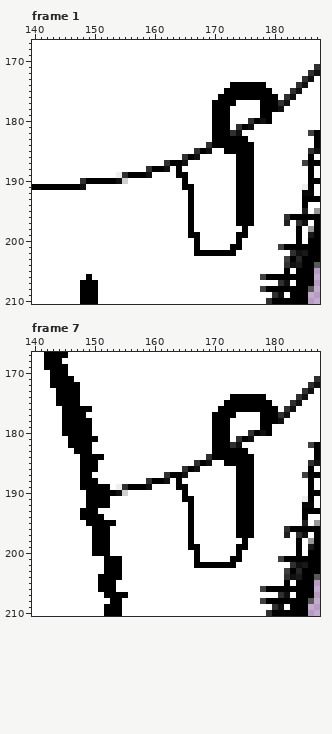
Edited in one commit: pixel-art file (done/fat_guy_run.aseprite). This is how it looked before the edit.
251x285 pixels, 17 frames. Colours within 5 levels of each other are drawn and written as one. Shown: frame 1: x 140..187, y 167..210; frame 7: x 140..187, y 167..210. The commit also changed other frames or places, which this record leaves out.
Now the later version:
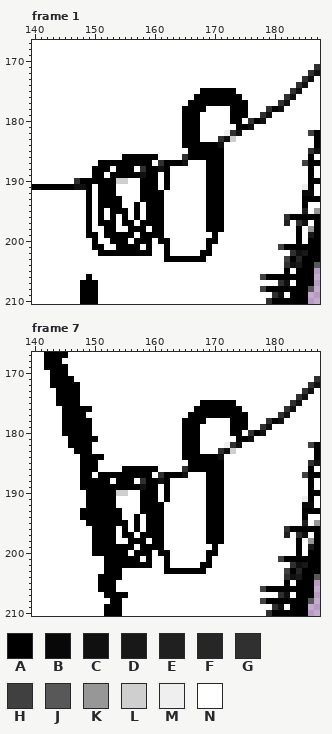
Palette (. is transparent): A #000000  B #080808  C #101010  D #181818  E #202020  F #262626  G #303030  H #404040  J #585858  K #979797  L #cfcfcf  M #efefef  N #ffffff
The commit says: fat_guy_rope_sprite sheet
What changed:
layer "rope" added
Changed rows in their new state; - is an unchanged pixel.
Frame 1, layers "rope", "hook":
first column x 147:
174 --------------------------NNNNNN--
175 ---------------------AAAA--NNNNNN-
176 --------------------AAAA----NNNNNN
177 -------------------AAAA----AA--NNN
178 ------------------AAAA-NNNAAA--NG-
179 ------------------AAA--NNNAAA--GC-
180 ------------------AAA--NNNAA----N-
181 ------------------AAA--NNN-A------
182 ------------------AAA--NNM--------
183 ------------------AAA--NGCLNN-----
184 ------------------AAAAA-CNNNNN----
185 -------------------AA-AAANNNNN----
186 --------AAAAAA------AAAAA--NNN----
187 ----AAAAAAAAA-GA------AAA--NNN----
188 ---AAA-AAA-GA-CA-N----AAA--NNN----
189 ---AA-AAA--CAA-A-NN---AAA--NNN----
190 GA-----L---AAA-A--N---AAA--NNN----
191 C-A-AAA----AAA-A--NN--AAA--NNN----
192 --A-AAA----AAAA----N--AAA--NNN----
193 --A-AAAA---AAAA----N--AAA--NNN----
194 --A-AAAA--A-AAA----N--AAA--NNN----
195 --A-A-AAA-A-AAA----N--AAA--NNN----
196 --A-A-A-A-A-AAA----N--AAA--NNN----
197 --A-AAA-AA-AAAA----N--AAA--NNN----
198 --A--AA--AAA-AA----N--AAA---N-----
199 --AA-AAAAA-AAAA----NN--A---NN-----
200 ---A--AAA-AAA-AA----N-AA---N------
201 ---AA--AAAA-A--A----N-A---NN------
202 ----AAAAAAAAA--A----N--NNNN-------
203 ---------------AAAAAAA------------
Frame 7, layers "rope", "hook":
first column x 151:
174 ----------------------NNNNNN--
175 -----------------AAAA--NNNNNN-
176 ----------------AAAA----NNNNNN
177 ---------------AAAA----AA--NNN
178 --------------AAAA-NNNAAA--NG-
179 --------------AAA--NNNAAA--GC-
180 --------------AAA--NNNAA----N-
181 --------------AAA--NNN-A------
182 --------------AAA--NNM--------
183 --------------AAA--NGCLNN-----
184 --------------AAAAA-CNNNNN----
185 ---------------AA-AAANNNNN----
186 ----AAAAAA------AAAAA--NNN----
187 AAAAAAAAA-GA------AAA--NNN----
188 AA-AAA-GA-CA-N----AAA--NNN----
189 --AAA--CAA-A-NN---AAA--NNN----
190 ---L---AAA-A--N---AAA--NNN----
191 --A----AAA-A--NN--AAA--NNN----
192 --A----AAAA----N--AAA--NNN----
193 AAAA---AAAA----N--AAA--NNN----
194 -AAA--A-AAA----N--AAA--NNN----
195 ---AA-A-AAA----N--AAA--NNN----
196 --A-A-A-AAA----N--AAA--NNN----
197 --A-AA-AAAA----N--AAA--NNN----
198 --A--AAA-AA----N--AAA---N-----
199 --AAAA-AAAA----NN--A---NN-----
200 --AAA-AAA-AA----N-AA---N------
201 ----AAA-A--A----N-A---NN------
202 ----AAAAA--A----N--NNNN-------
203 -----------AAAAAAA------------
Where, in picture pixels (left, top, right, bottom), the same in both pictures:
changed: (74, 82, 278, 262)
changed: (98, 394, 278, 574)
